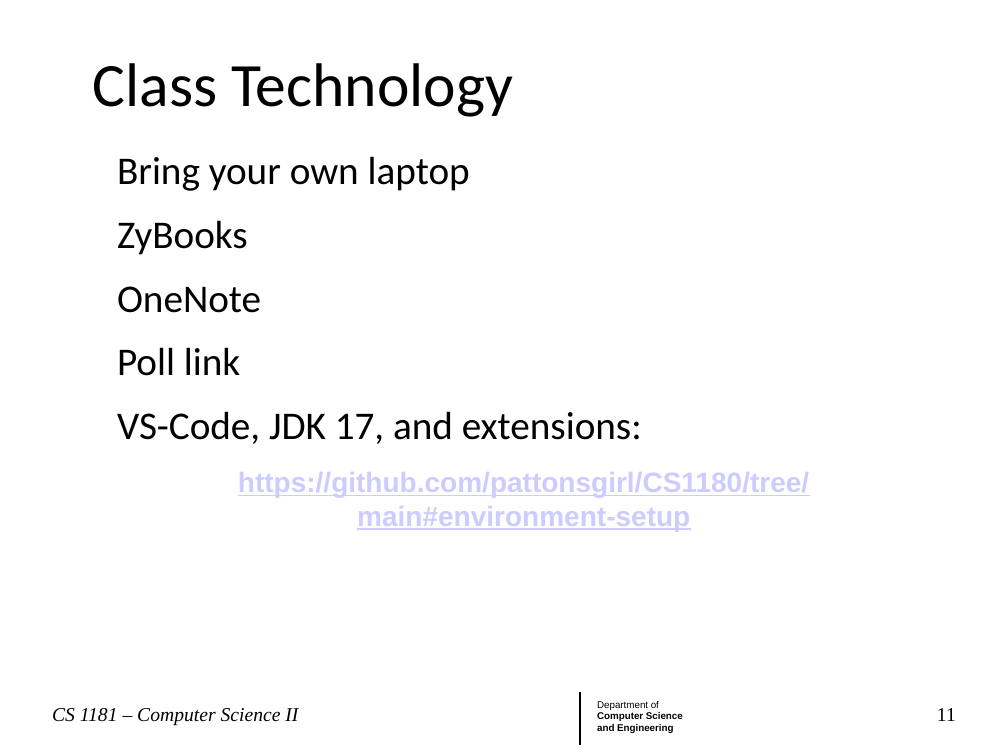
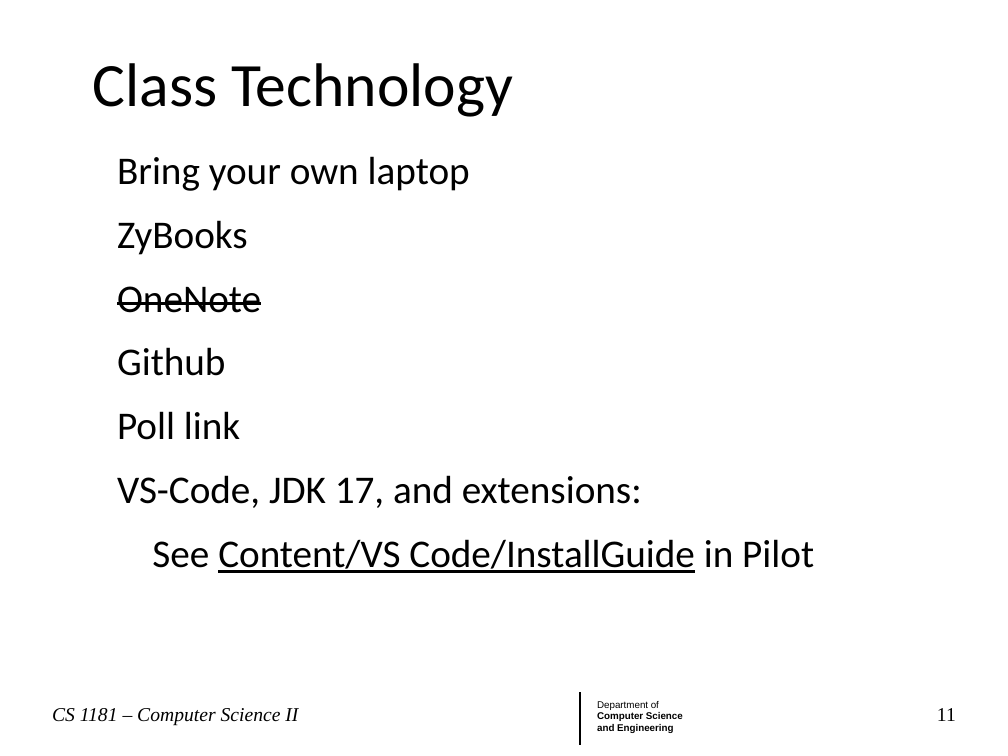
Before and after one commit to mraymer/CS1181_FA24, a slide deck: slide 11 of Lecture Slides/01 Course Introduction.pptx. Drawn at 1008x756 pixels with LibreOffice and Linux fonts; fonts in the diff are those of the drawing; background and template pictures are left out. Boxes give left, top, right and bottom in pixels: in the first picture for what was removed or moved away, otherwise in the second. Text is boxed around its words. In the diff, an @@ line names an element or a change of style, - is before the commit and + after.

```diff
--- a/Lecture Slides/01 Course Introduction.pptx
+++ b/Lecture Slides/01 Course Introduction.pptx
@@ text at (x1=117, y1=286, x2=261, y2=313): strikethrough on in "OneNote" @@
@@ text at (x1=117, y1=347, x2=225, y2=376): paragraph added @@
+Github
@@ text at (x1=152, y1=539, x2=814, y2=573): text changed; size 20 to 28 pt; font Arial to Calibri; text colour #CCCCFF to #000000; bold off @@
-https://github.com/pattonsgirl/CS1180/tree/main#environment-setup
+See Content/VS Code/InstallGuide in Pilot
```
Also in this commit, not shown: 1 other slide changed.
